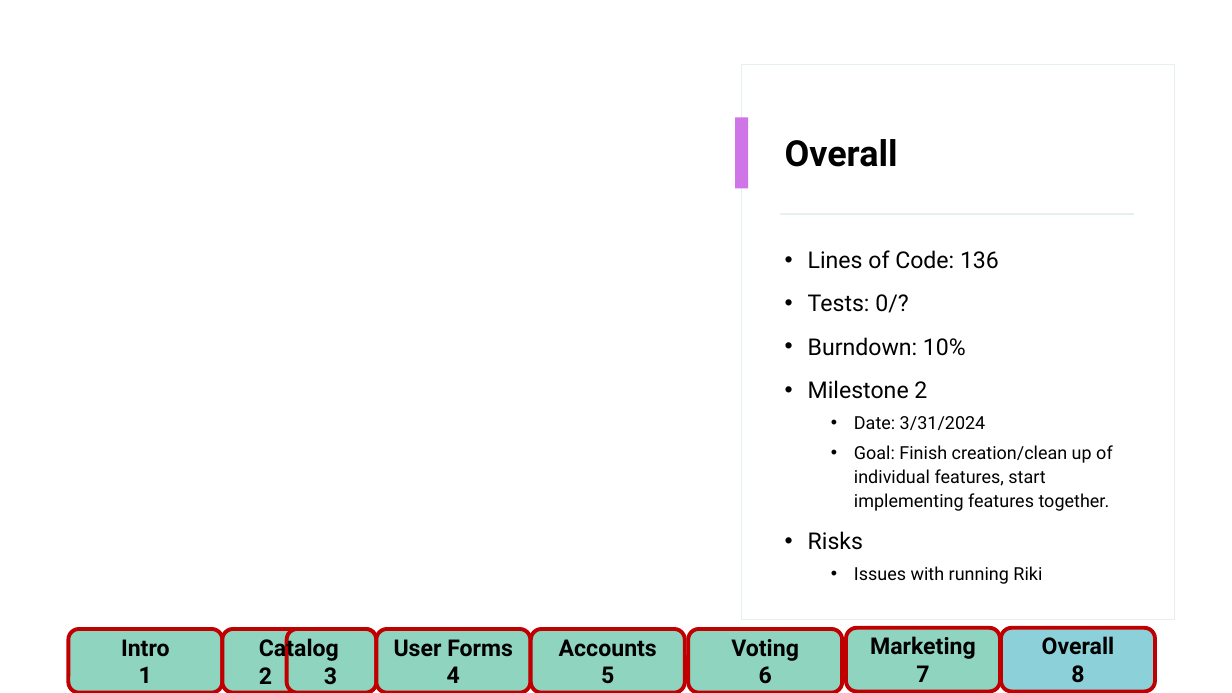
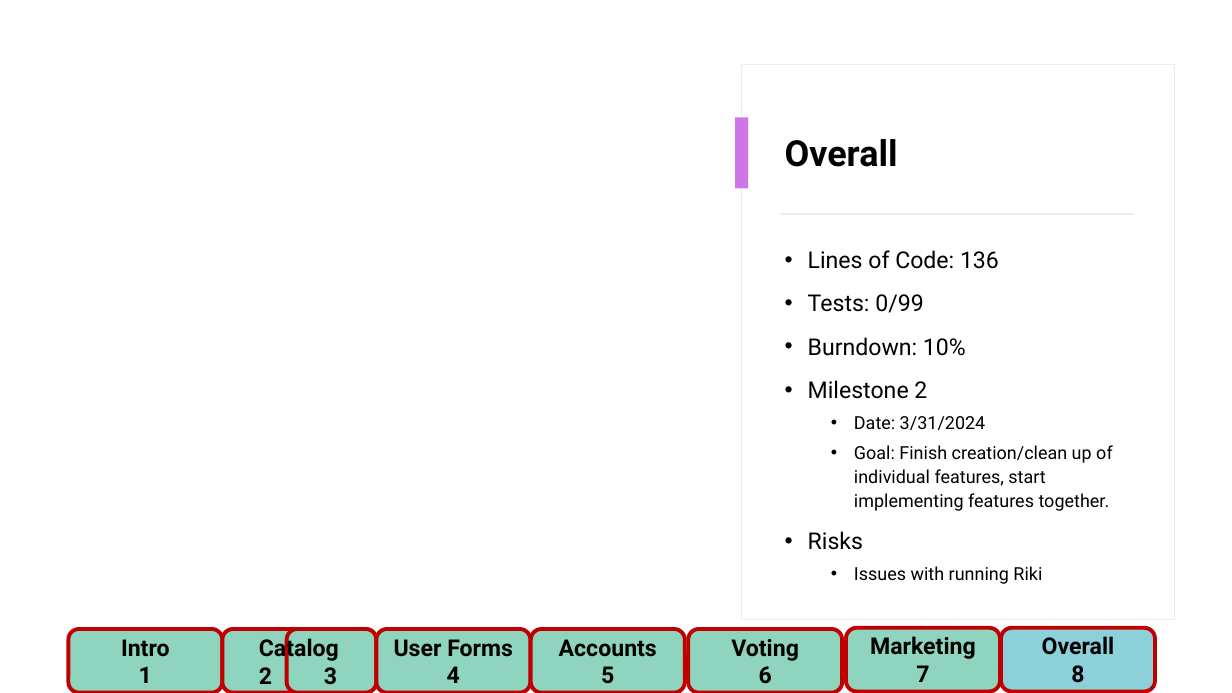
Before and after one commit to FlamingPyro/CSC440-Wiki-Gaming, a slide deck: slide 8 of Presentations/Wiki Gaming week 2.pptx. Drawn at 1232x693 pixels with LibreOffice and Linux fonts; fonts in the diff are those of the drawing; background and template pictures are left out. Boxes give left, top, right and bottom in pixels: in the first picture for what was removed or moved away, otherwise in the second. Text is boxed around its words. In the diff, an @@ line names an element or a change of style, - is before the commit and + after.

```diff
--- a/Presentations/Wiki Gaming week 2.pptx
+++ b/Presentations/Wiki Gaming week 2.pptx
@@ text at [808,294,923,313]: text changed @@
-• Tests: 0/?
+• Tests: 0/99
```
Also in this commit, not shown: 5 other slides changed.
